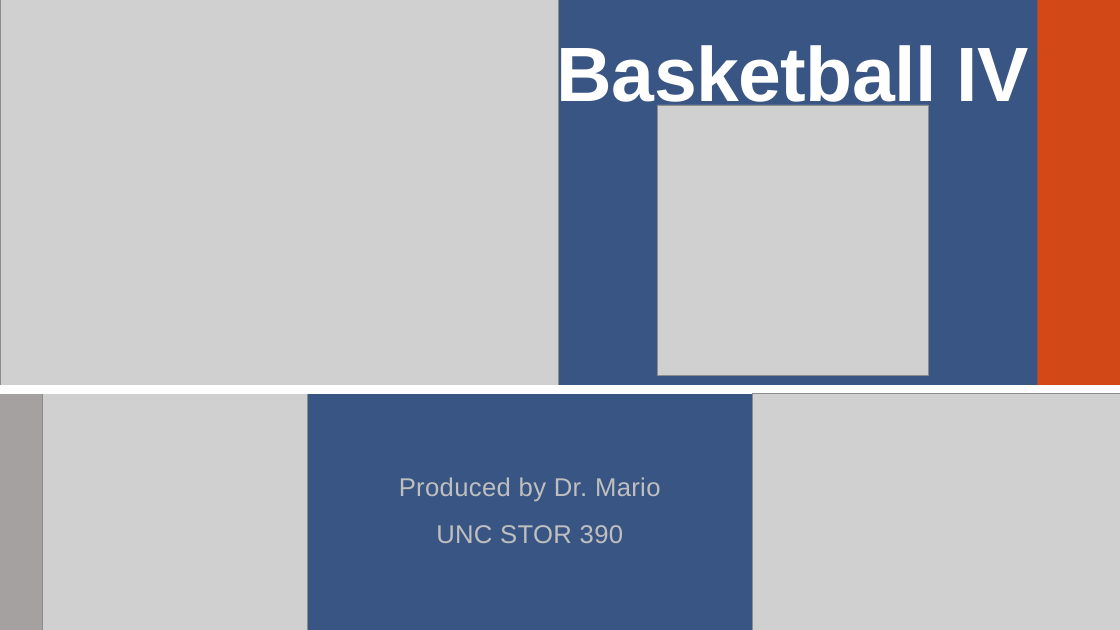
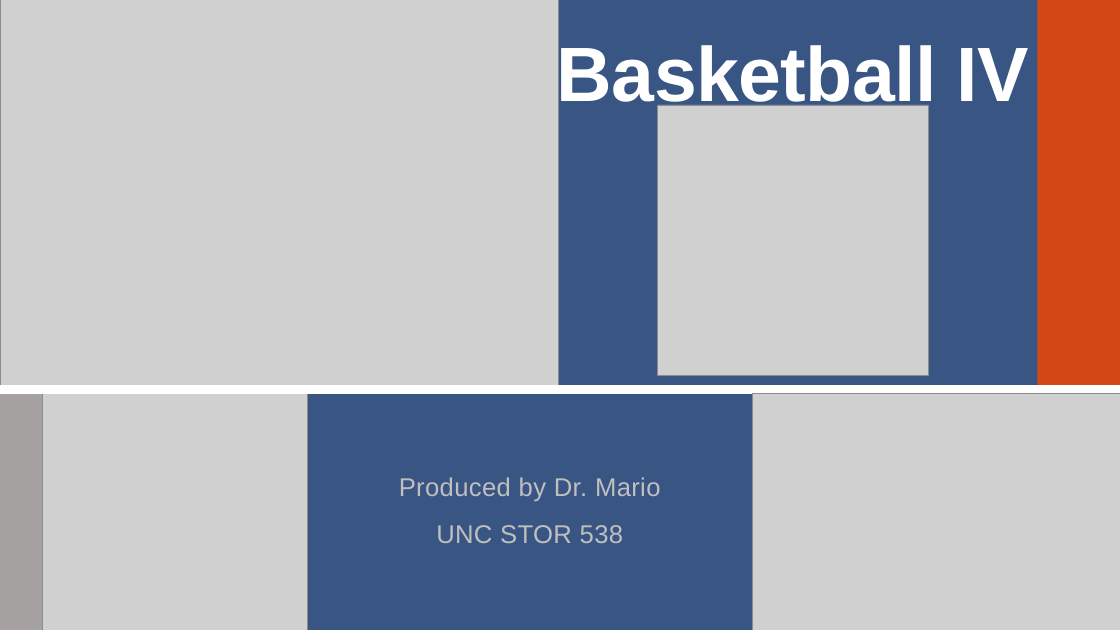
Before and after one commit to SuperMarioGiacomazzo/STOR538_WEBSITE, a slide deck: slide 1 of Slides/Basketball 4/Basketball_4_Lecture.pptx. Drawn at 1120x630 pixels with LibreOffice and Linux fonts; fonts in the diff are those of the drawing; grey boxes stand for pictures. Boxes give left, top, right and bottom in pixels: in the first picture for what was removed or moved away, otherwise in the second. Text is boxed around its words. In the diff, an @@ line names an element or a change of style, - is before the commit and + after.

```diff
--- a/Slides/Basketball 4/Basketball_4_Lecture.pptx
+++ b/Slides/Basketball 4/Basketball_4_Lecture.pptx
@@ subtitle at (436,525,623,543): text changed @@
-UNC STOR 390
+UNC STOR 538
```
Also in this commit, not shown: 3 other files.
